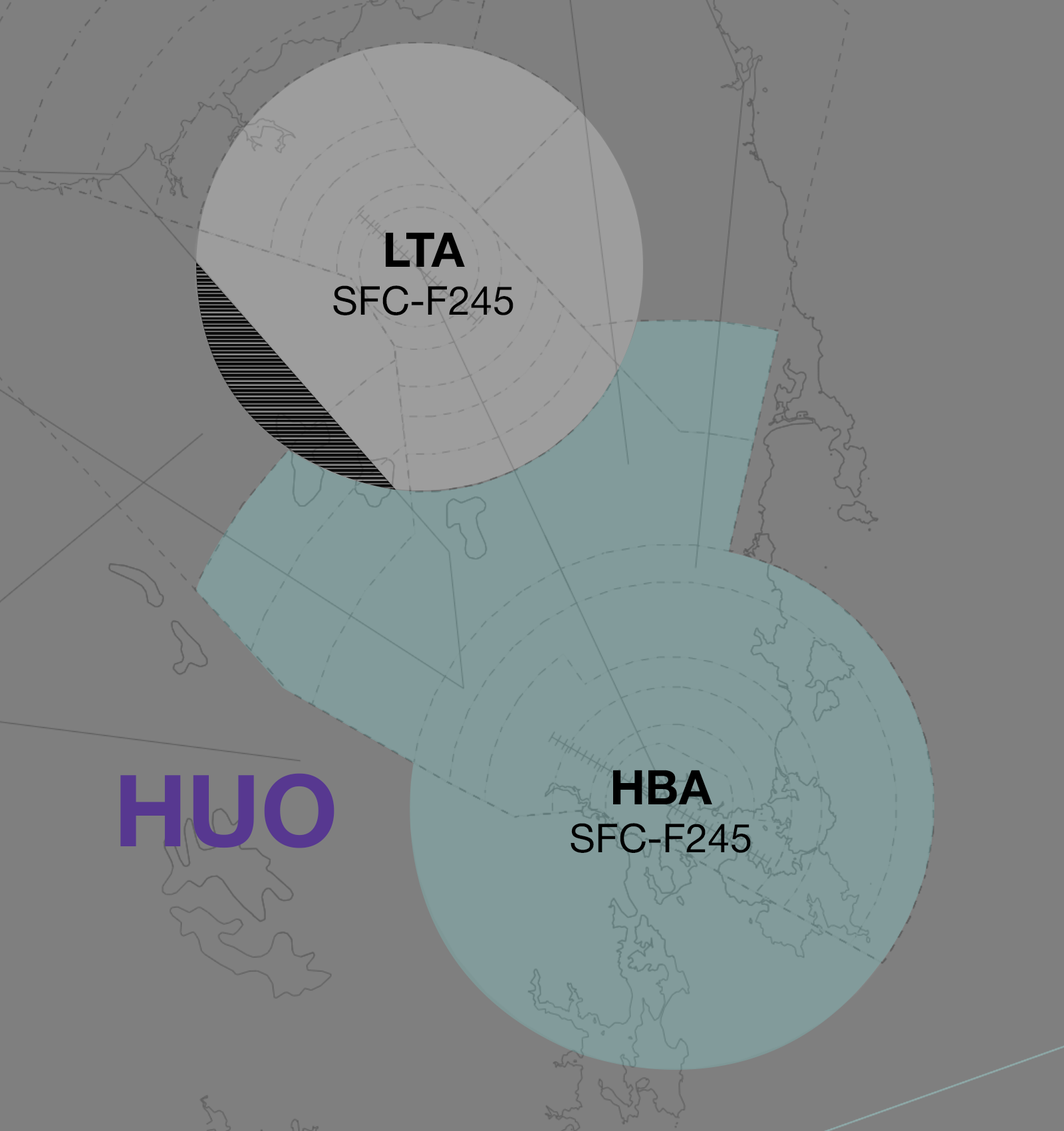
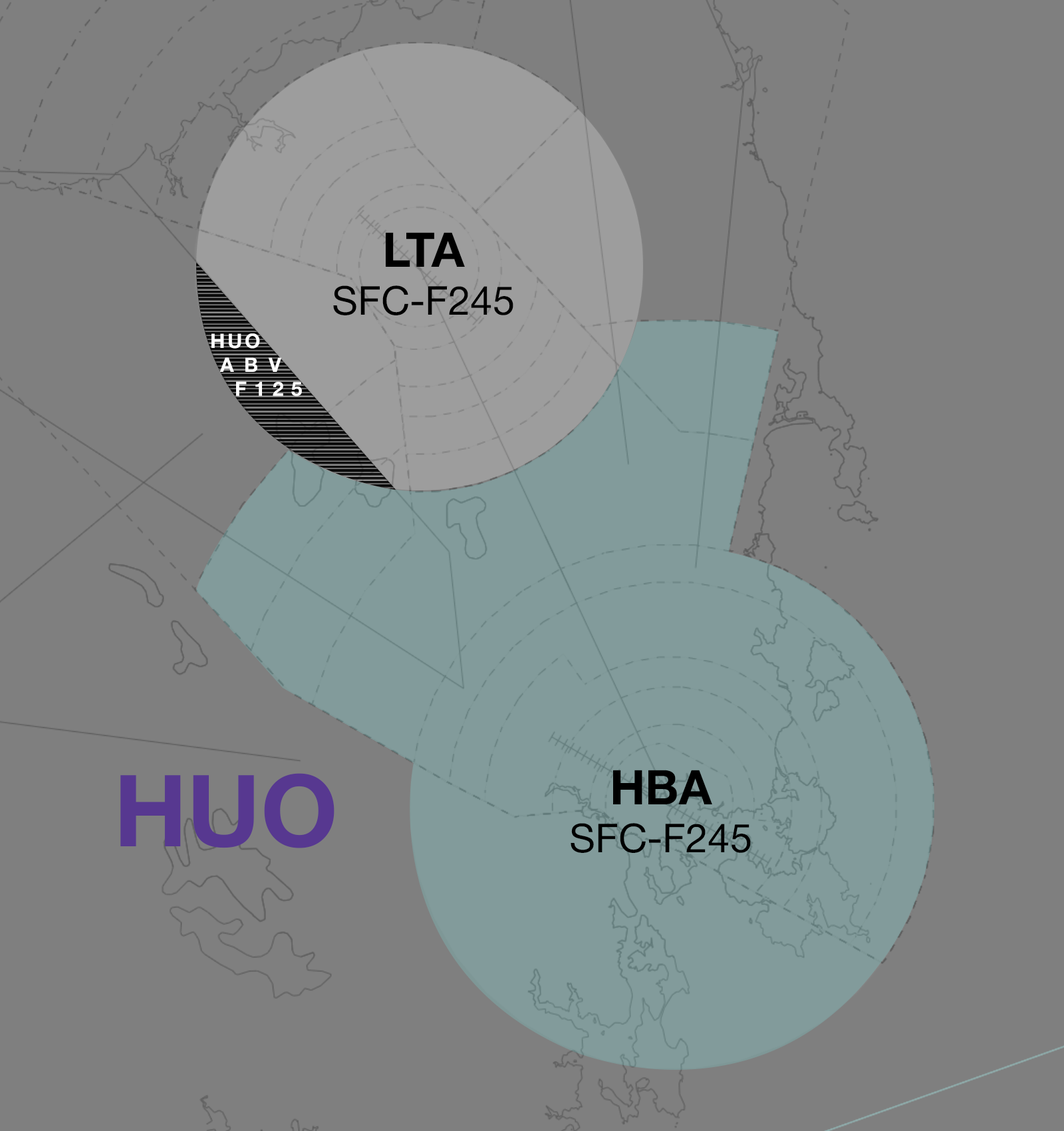
The second 1064x1131 image is a revision of the first. Changes to its layers:
added layer "HUO ABV F125" in group "TMA Labels" over (x1=211, y1=333, x2=302, y2=397)
